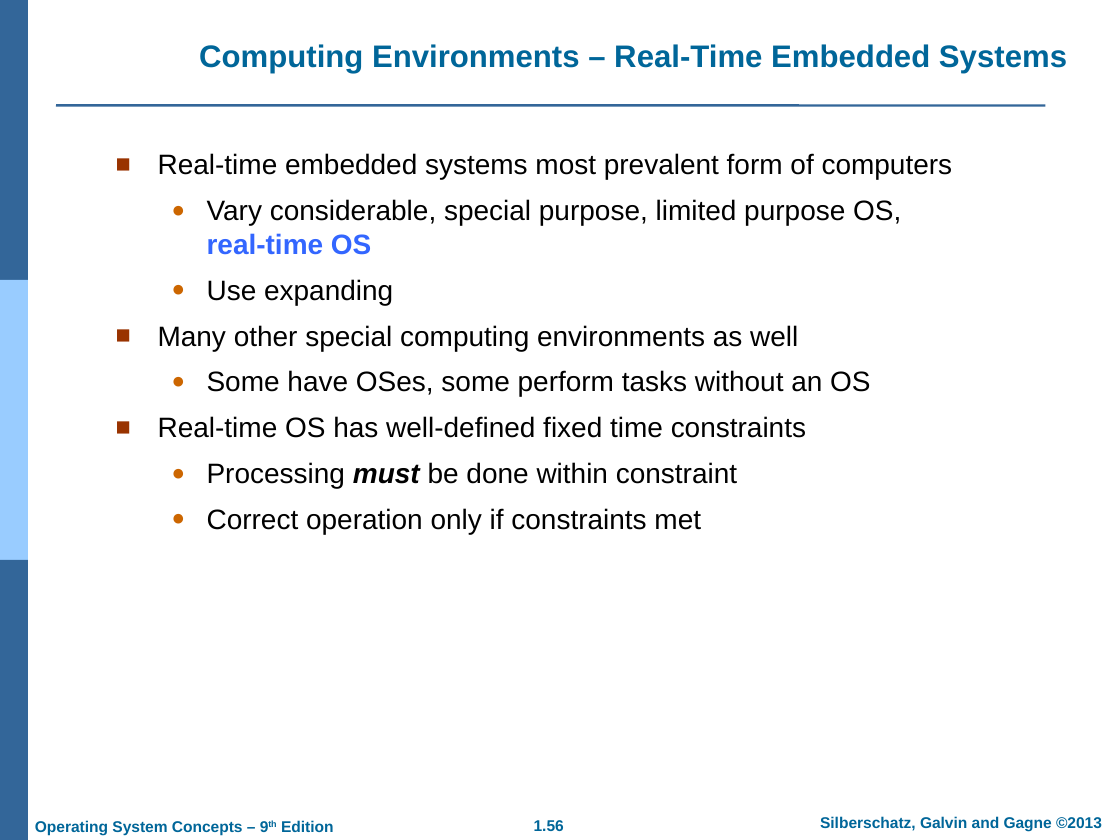
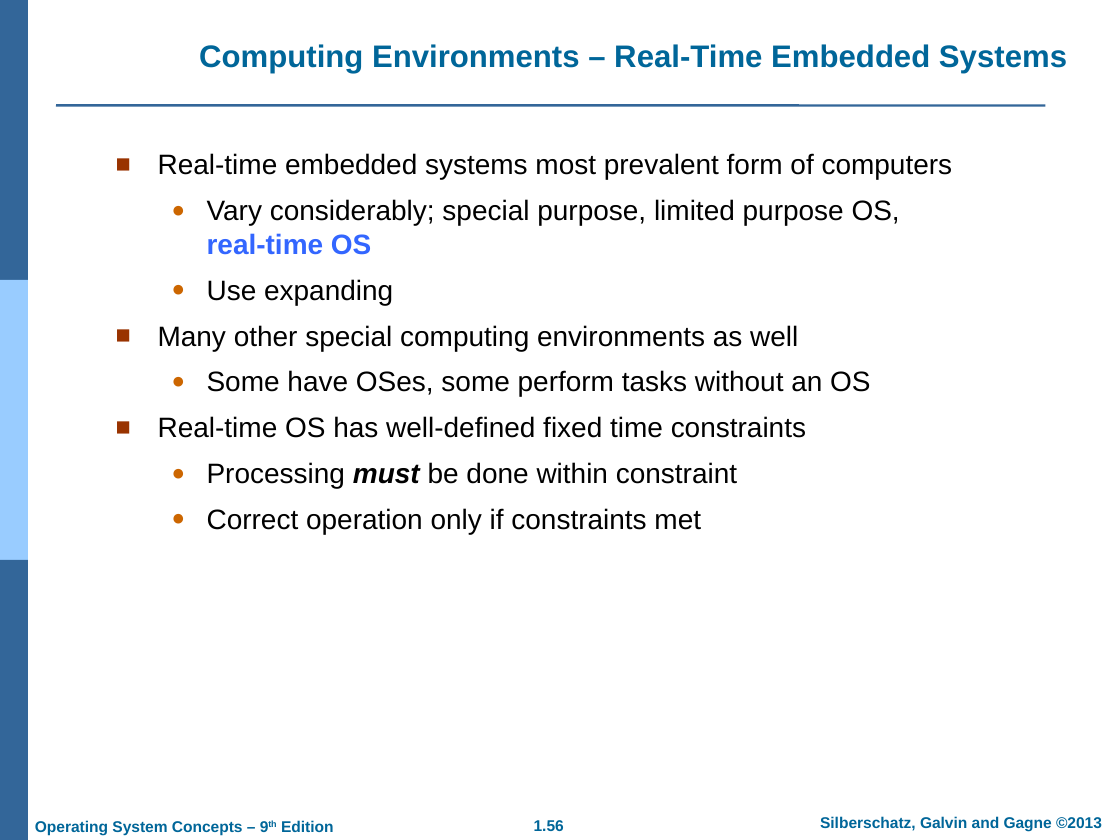
Before and after one commit to GeneralNitin/S4, a slide deck: slide 56 of S4/03. OS/PPTs/PPT-dir/01. Introduction.ppt. Drawn at 1120x840 pixels with LibreOffice and Linux fonts; fonts in the diff are those of the drawing; background and template pictures are left out. Boxes give left, top, right and bottom in pixels: in the first picture for what was removed or moved away, otherwise in the second. Text is boxed around its words. In the diff, an @@ line names an element or a change of style, - is before the commit and + after.

```diff
--- a/S4/03. OS/PPTs/PPT-dir/01. Introduction.ppt
+++ b/S4/03. OS/PPTs/PPT-dir/01. Introduction.ppt
@@ text at (207, 199, 900, 255): text changed @@
-  ● Vary considerable, special purpose, limited purpose OS, real-time OS
+  ● Vary considerably; special purpose, limited purpose OS, real-time OS
```
Also in this commit, not shown: 13 other slides changed.
